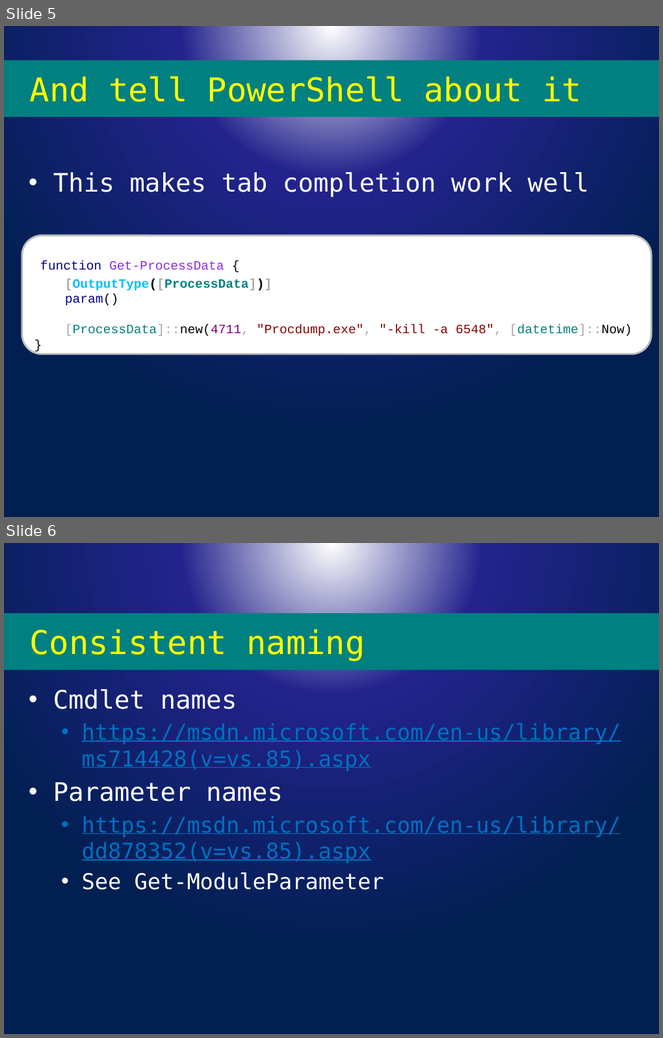
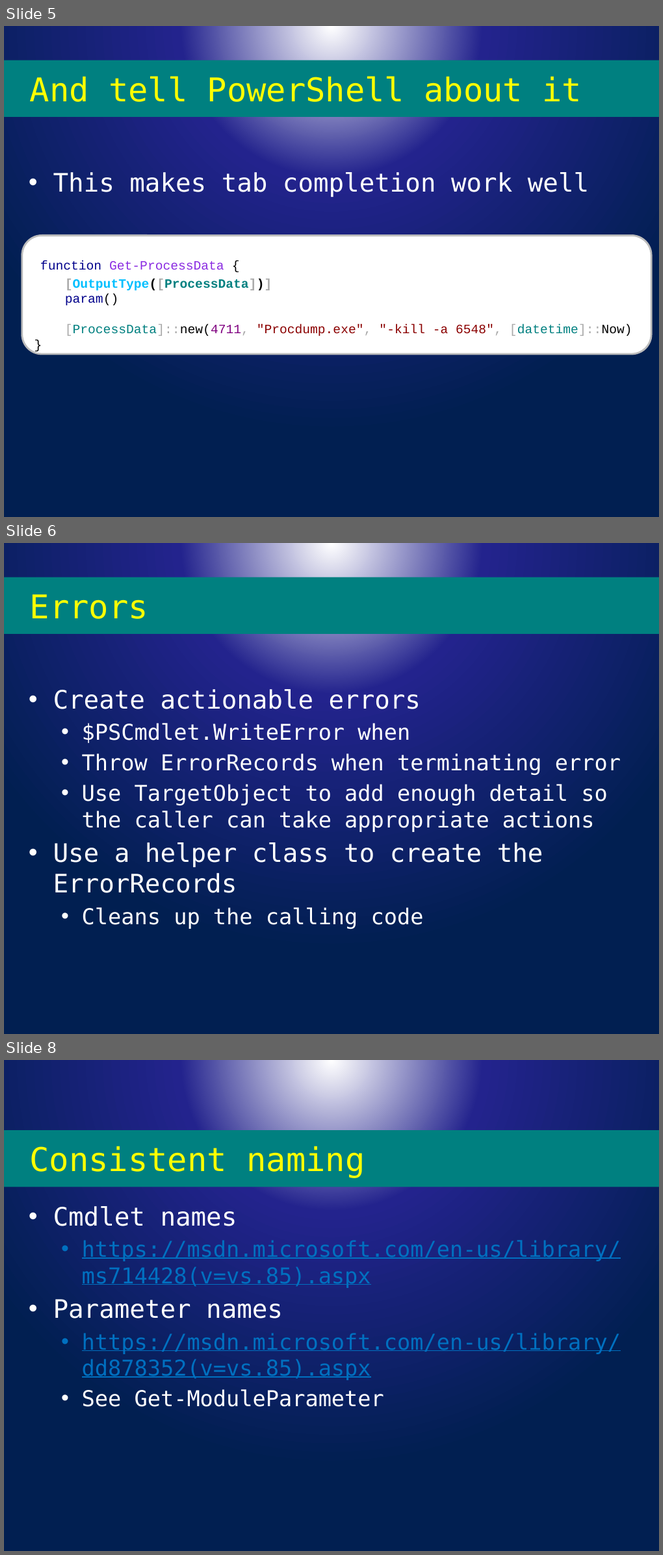
Before and after one commit to powercode/PSConfEU, a slide deck: PSCONFEU_Modules2017.pptx. Shown one above the other, each under a label of ours: slides 5 and 6 before the commit, slides 5, 6 and 8 after it; the slides between them are not shown. The pictures are 663x1038 and 663x1555 pixels, drawn with LibreOffice and Linux fonts; fonts in the diff are those of the drawing; background and template pictures are left out. Boxes give left, top, right and bottom in pixels: in the first picture for what was removed or moved away, otherwise in the second. Text is boxed around its words. In the diff, an @@ line names an element or a change of style, - is before the commit and + after.

Commit message:
Using errorrecords consistently

```diff
--- a/PSCONFEU_Modules2017.pptx
+++ b/PSCONFEU_Modules2017.pptx
@@ slide 6 added at [4, 543, 659, 1034], background picture (left out) @@
@@ title added at [4, 577, 659, 634], fill #008080, 36 pt, text #FFFF00 @@
+Errors
@@ text added at [53, 689, 621, 929], 24 pt, text #FFFFFF @@
+• Create actionable errors
+  • $PSCmdlet.WriteError when
+  • Throw ErrorRecords when terminating error
+  • Use TargetObject to add enough detail so the caller can take appropriate actions
+• Use a helper class to create the ErrorRecords
+  • Cleans up the calling code
@@ what was slide 6 is now slide 8 @@
```
Also in this commit, not shown: 3 slides changed, 4 other slides added, 2 slides removed, 2 other files.
